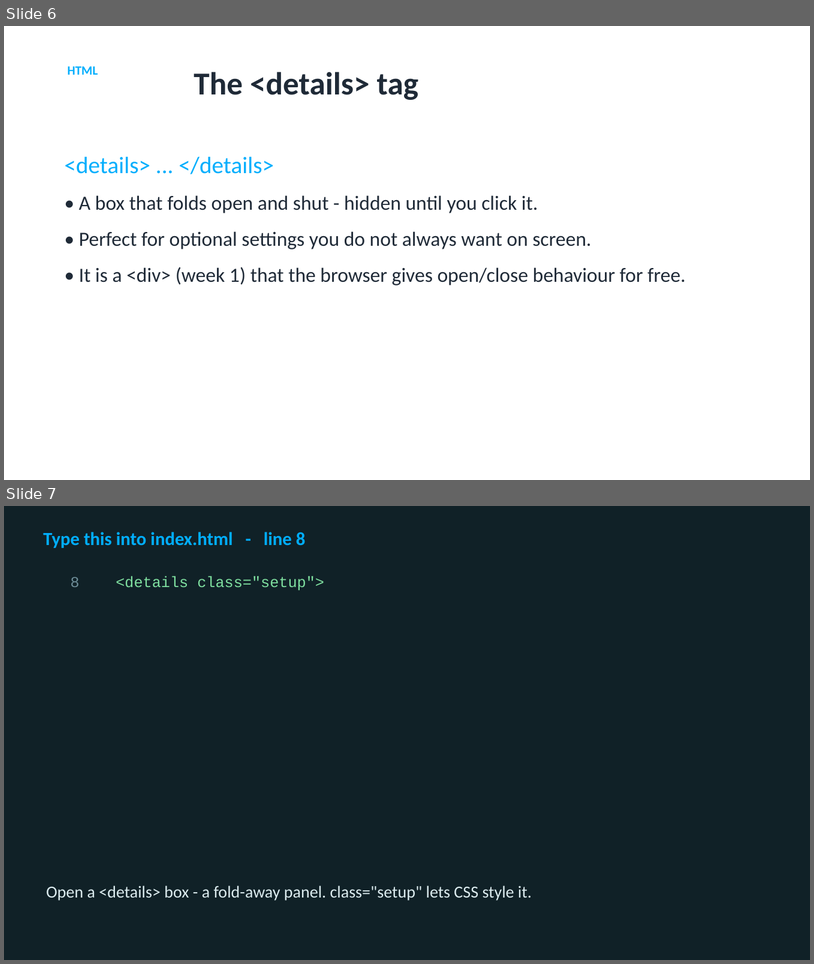
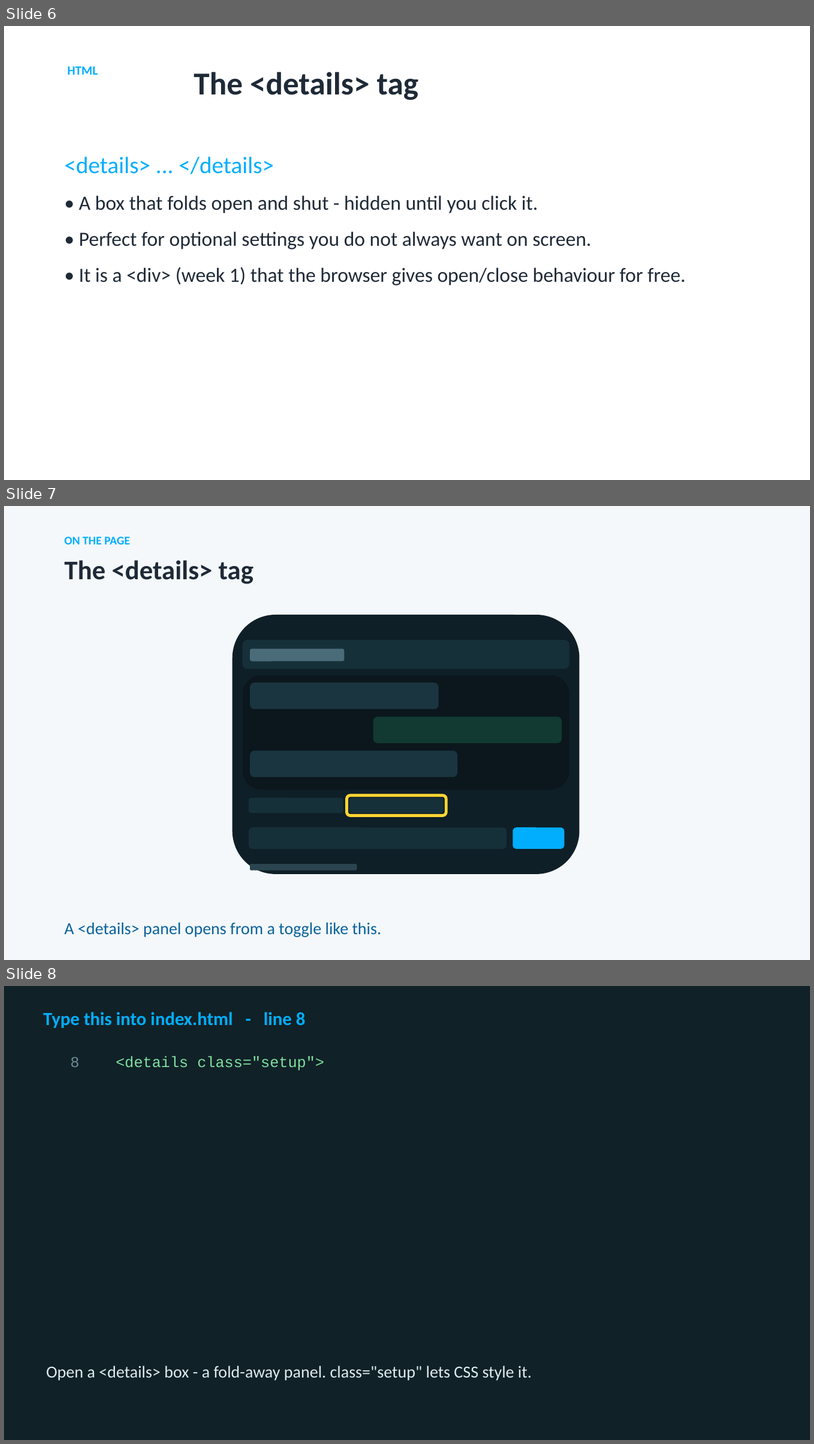
Before and after one commit to utgapps/utgapps.github.io, a slide deck: ai101/slides/week-06.pptx. Shown one above the other, each under a label of ours: slides 6 and 7 before the commit, slides 6, 7 and 8 after it. The pictures are 814x964 and 814x1444 pixels, drawn with LibreOffice and Linux fonts; fonts in the diff are those of the drawing. Boxes give left, top, right and bottom in pixels: in the first picture for what was removed or moved away, otherwise in the second. Text is boxed around its words. In the diff, an @@ line names an element or a change of style, - is before the commit and + after.

```diff
--- a/ai101/slides/week-06.pptx
+++ b/ai101/slides/week-06.pptx
@@ slide 7 added at [4,506,810,960], background #F4F8FB @@
@@ text added at [65,537,130,544], 14 pt, text #01AEFD, bold @@
+ON THE PAGE
@@ text added at [65,560,254,584], 32 pt, text #1F2A37, bold @@
+The <details> tag
@@ rounded rectangle added at [233,615,580,874], fill #0F1F27 @@
@@ rounded rectangle added at [242,640,570,669], fill #16303A @@
@@ rounded rectangle added at [250,649,345,661], fill #4A6B78 @@
@@ rounded rectangle added at [242,675,570,789], fill #0B171D @@
@@ rounded rectangle added at [250,682,439,709], fill #1B3540 @@
@@ rounded rectangle added at [374,717,563,743], fill #123A32 @@
@@ rounded rectangle added at [250,750,458,777], fill #1B3540 @@
@@ rounded rectangle added at [249,798,344,813], fill #16303A @@
@@ rounded rectangle added at [347,795,446,815], outline #FFD633 3.5 pt @@
@@ rounded rectangle added at [350,798,444,813], fill #16303A @@
@@ rounded rectangle added at [249,827,507,849], fill #16303A @@
@@ rounded rectangle added at [513,827,565,849], fill #01AEFD @@
@@ rounded rectangle added at [250,864,357,870], fill #2A4550 @@
@@ text added at [65,922,382,937], 20 pt, text #0A6299 @@
+A <details> panel opens from a toggle like this.
@@ what was slide 7 is now slide 8 @@
```
Also in this commit, not shown: 4 slides changed, 1 other slide added, 29 other files.
